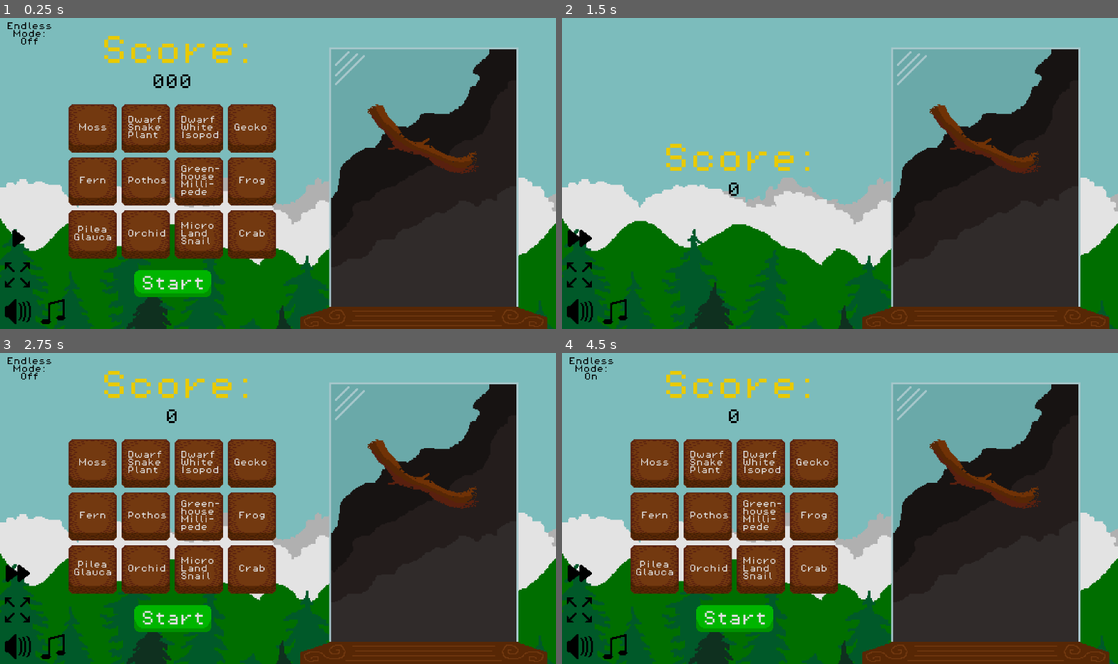
Above: before the commit, frames 1-4 (two rows, left to right).
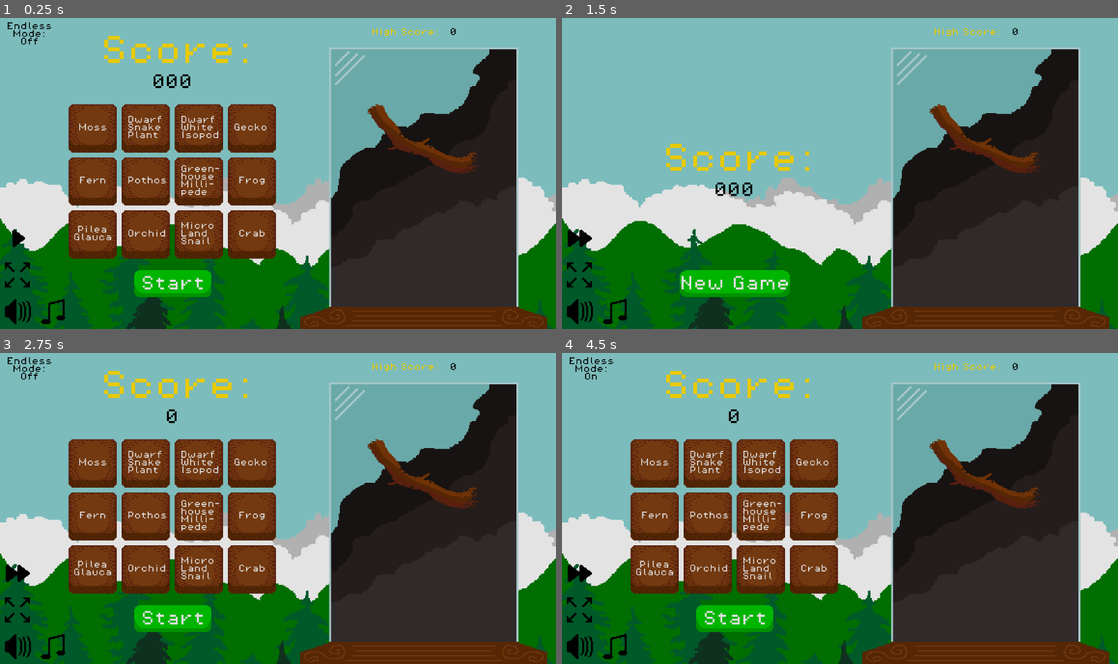
Above: after the commit, the same moments.

Repository: AdamOravecz1/GameJam2025
Game: Godot game, scene res://Scenes/main.tscn
Same seed, same stepped clock (60 frames per second), same inputs: the game is played once before the commit and once after it.
Inputs (mouse positions are in pixels of both pictures, inside the frame that each line leads up to):
- Up to frame 1 (0.25 s): no input
- Up to frame 2 (1.5 s): click (578, 238) at 0.5 s; click "Start" at 1.25 s
- Up to frame 3 (2.75 s): click (172, 617) at 2 s, where only the run after the commit has a clickable "Start"
- Up to frame 4 (4.5 s): click "Endless Mode: Off" at 2.75 s; click "Endless Mode: On" at 3.5 s; click "Endless Mode: Off" at 4.25 s

The runs differ from the first frame. In frame 1, 0.1% of the frame differs, in the area x 67-82%, y 3-6%; in frame 2, 1.9%, in the area x 21-82%, y 3-90%; in frame 3, 0.1%; in frame 4, 0.1%.

Commit message:
stats

Diff:
--- a/Scenes/main.tscn
+++ b/Scenes/main.tscn
@@ -585,6 +585,11 @@
 stream = ExtResource("43_3cysk")
 bus = &"SFX"
 
+[node name="Music" type="AudioStreamPlayer" parent="."]
+stream = ExtResource("48_1r5bm")
+autoplay = true
+bus = &"Music"
+
 [node name="ScoreLabel" type="Label" parent="."]
 offset_left = -335.0
 offset_top = -110.0
@@ -700,23 +705,120 @@
 theme_override_styles/focus = SubResource("StyleBoxEmpty_n6hgt")
 icon = ExtResource("49_sx8fm")
 
-[node name="Music" type="AudioStreamPlayer" parent="."]
-stream = ExtResource("48_1r5bm")
-autoplay = true
-bus = &"Music"
-
+[node name="HighScoreLabel" type="Label" parent="."]
+offset_left = -54.0
+offset_top = -118.0
+offset_right = 16.0
+offset_bottom = -110.0
+theme_override_colors/font_color = Color(0.917647, 0.792157, 0, 1)
+theme_override_fonts/font = ExtResource("45_xrfuq")
+theme_override_font_sizes/font_size = 8
+text = "High Score:"
+
+[node name="HighScore" type="Label" parent="."]
+offset_left = 27.0
+offset_top = -118.0
+offset_right = 34.0
+offset_bottom = -110.0
+theme_override_colors/font_color = Color(0, 0, 0, 1)
+theme_override_fonts/font = ExtResource("45_xrfuq")
+theme_override_font_sizes/font_size = 8
+text = "0"
+
+[node name="PlantStats" type="ColorRect" parent="."]
+visible = false
+z_index = 4096
+offset_left = -348.0
+offset_top = -18.0
+offset_right = -231.0
+offset_bottom = 14.0
+color = Color(0, 0, 0, 0.776471)
+
+[node name="PlantLabel" type="Label" parent="PlantStats"]
+layout_mode = 0
+offset_right = 40.0
+offset_bottom = 23.0
+theme_override_fonts/font = ExtResource("45_xrfuq")
+theme_override_font_sizes/font_size = 8
+text = "Grow Strengt:
+Hunger:
+Nutrition:"
+
+[node name="SmallAnimalStats" type="ColorRect" parent="."]
+visible = false
+z_index = 4096
+offset_left = -202.0
+offset_top = 62.0
+offset_right = -57.0
+offset_bottom = 104.0
+color = Color(0, 0, 0, 0.776471)
+
+[node name="SmallAnimalLabel" type="Label" parent="SmallAnimalStats"]
+layout_mode = 0
+offset_right = 40.0
+offset_bottom = 23.0
+theme_override_fonts/font = ExtResource("45_xrfuq")
+theme_override_font_sizes/font_size = 8
+text = "Health:
+Hunger:
+Nutrtion:
+Hunger Sensitivity:"
+
+[node name="LargeAnimalStats" type="ColorRect" parent="."]
+visible = false
+z_index = 4096
+offset_left = -202.0
+offset_top = 62.0
+offset_right = -117.0
+offset_bottom = 82.0
+color = Color(0, 0, 0, 0.776471)
+
+[node name="LargeAnimalLabel" type="Label" parent="LargeAnimalStats"]
+layout_mode = 0
+offset_right = 40.0
+offset_bottom = 23.0
+theme_override_fonts/font = ExtResource("45_xrfuq")
+theme_override_font_sizes/font_size = 8
+text = "Hunger:
+Nutrtion:
+"
+
+[connection signal="mouse_entered" from="Buttons/SmallPlants/MossButton" to="." method="_on_moss_button_mouse_entered"]
+[connection signal="mouse_exited" from="Buttons/SmallPlants/MossButton" to="." method="_on_moss_button_mouse_exited"]
 [connection signal="pressed" from="Buttons/SmallPlants/MossButton" to="." method="_on_moss_button_pressed"]
+[connection signal="mouse_entered" from="Buttons/SmallPlants/FernButton" to="." method="_on_fern_button_mouse_entered"]
+[connection signal="mouse_exited" from="Buttons/SmallPlants/FernButton" to="." method="_on_fern_button_mouse_exited"]
 [connection signal="pressed" from="Buttons/SmallPlants/FernButton" to="." method="_on_fern_button_pressed"]
+[connection signal="mouse_entered" from="Buttons/SmallPlants/PileaGlaucaButton" to="." method="_on_pilea_glauca_button_mouse_entered"]
+[connection signal="mouse_exited" from="Buttons/SmallPlants/PileaGlaucaButton" to="." method="_on_pilea_glauca_button_mouse_exited"]
 [connection signal="pressed" from="Buttons/SmallPlants/PileaGlaucaButton" to="." method="_on_pilea_glauca_button_pressed"]
+[connection signal="mouse_entered" from="Buttons/LargePlants/OrchidButton" to="." method="_on_orchid_button_mouse_entered"]
+[connection signal="mouse_exited" from="Buttons/LargePlants/OrchidButton" to="." method="_on_orchid_button_mouse_exited"]
 [connection signal="pressed" from="Buttons/LargePlants/OrchidButton" to="." method="_on_orchid_button_pressed"]
+[connection signal="mouse_entered" from="Buttons/LargePlants/PothosButton" to="." method="_on_pothos_button_mouse_entered"]
+[connection signal="mouse_exited" from="Buttons/LargePlants/PothosButton" to="." method="_on_pothos_button_mouse_exited"]
 [connection signal="pressed" from="Buttons/LargePlants/PothosButton" to="." method="_on_pothos_button_pressed"]
+[connection signal="mouse_entered" from="Buttons/LargePlants/DwarfSnakePlantButton" to="." method="_on_dwarf_snake_plant_button_mouse_entered"]
+[connection signal="mouse_exited" from="Buttons/LargePlants/DwarfSnakePlantButton" to="." method="_on_dwarf_snake_plant_button_mouse_exited"]
 [connection signal="pressed" from="Buttons/LargePlants/DwarfSnakePlantButton" to="." method="_on_dwarf_snake_plant_button_pressed"]
+[connection signal="mouse_entered" from="Buttons/SmallAnimals/Isopod" to="." method="_on_isopod_mouse_entered"]
+[connection signal="mouse_exited" from="Buttons/SmallAnimals/Isopod" to="." method="_on_isopod_mouse_exited"]
 [connection signal="pressed" from="Buttons/SmallAnimals/Isopod" to="." method="_on_isopod_pressed"]
 [connection signal="pressed" from="Buttons/SmallAnimals/Isopod" to="." method="_on_isopode_pressed"]
+[connection signal="mouse_entered" from="Buttons/SmallAnimals/Millipede" to="." method="_on_millipede_mouse_entered"]
+[connection signal="mouse_exited" from="Buttons/SmallAnimals/Millipede" to="." method="_on_millipede_mouse_exited"]
 [connection signal="pressed" from="Buttons/SmallAnimals/Millipede" to="." method="_on_millipede_pressed"]
+[connection signal="mouse_entered" from="Buttons/SmallAnimals/Snail" to="." method="_on_snail_mouse_entered"]
+[connection signal="mouse_exited" from="Buttons/SmallAnimals/Snail" to="." method="_on_snail_mouse_exited"]
 [connection signal="pressed" from="Buttons/SmallAnimals/Snail" to="." method="_on_snail_pressed"]
+[connection signal="mouse_entered" from="Buttons/LargeAnimals/Frog" to="." method="_on_frog_mouse_entered"]
+[connection signal="mouse_exited" from="Buttons/LargeAnimals/Frog" to="." method="_on_frog_mouse_exited"]
 [connection signal="pressed" from="Buttons/LargeAnimals/Frog" to="." method="_on_frog_pressed"]
+[connection signal="mouse_entered" from="Buttons/LargeAnimals/Crab" to="." method="_on_crab_mouse_entered"]
+[connection signal="mouse_exited" from="Buttons/LargeAnimals/Crab" to="." method="_on_crab_mouse_exited"]
 [connection signal="pressed" from="Buttons/LargeAnimals/Crab" to="." method="_on_crab_pressed"]
+[connection signal="mouse_entered" from="Buttons/LargeAnimals/Gecko" to="." method="_on_gecko_mouse_entered"]
+[connection signal="mouse_exited" from="Buttons/LargeAnimals/Gecko" to="." method="_on_gecko_mouse_exited"]
 [connection signal="pressed" from="Buttons/LargeAnimals/Gecko" to="." method="_on_gecko_pressed"]
 [connection signal="timeout" from="Timer" to="." method="_on_timer_timeout"]
 [connection signal="pressed" from="Start" to="." method="_on_start_pressed"]
--- a/Scripts/crab.gd
+++ b/Scripts/crab.gd
@@ -8,7 +8,7 @@
 @onready var crab = $Crab
 
 var hunger = 30
-var nutrition = 60
+var nutrition = 45
 
 var walk = true
 
--- a/Scripts/frog.gd
+++ b/Scripts/frog.gd
@@ -7,7 +7,7 @@
 @export var move_speed := 100
 
 var hunger = 20
-var nutrition = 40
+var nutrition = 30
 
 var direction = 1
 var jump = false
--- a/Scripts/gecko.gd
+++ b/Scripts/gecko.gd
@@ -7,7 +7,7 @@
 @onready var gecko_animation = $GeckoAnimation
 
 var hunger = 10
-var nutrition = 20
+var nutrition = 15
 
 var walk = false
 
--- a/Scripts/main.gd
+++ b/Scripts/main.gd
@@ -21,6 +21,8 @@
 var game_speed = [play_icon, fast_forward_icon, pause_icon]
 var game_speed_counter = 0
 
+var game_on = false
+
 var sound = true
 var endless_mode = false
 
@@ -32,6 +34,11 @@
 var restart_game = true
 
 var score = 0
+var high_score = 0
+
+var gecko_stat = gecko.instantiate()
+var frog_stat = frog.instantiate()
+var crab_stat = crab.instantiate()
 
 var moss = {
 	"name" = "Moss",
@@ -54,7 +61,7 @@
 	"showing" = 0,
 	"growing_strength" = 0.7,
 	"rot_rate" = -8,
-	"hunger" = 0.7,
+	"hunger" = 1.25,
 	"number" = 4,
 	"nutrition" = 7.0
 }
@@ -67,7 +74,7 @@
 	"showing" = 0,
 	"growing_strength" = 0.5,
 	"rot_rate" = -5,
-	"hunger" = 0.5,
+	"hunger" = 1.5,
 	"number" = 4,
 	"nutrition" = 10.0
 }
@@ -80,7 +87,7 @@
 	"showing" = 0,
 	"growing_strength" = 0.5,
 	"rot_rate" = -10,
-	"hunger" = 1.0,
+	"hunger" = 3,
 	"number" = 2,
 	"nutrition" = 19.0
 }
@@ -92,7 +99,7 @@
 	"showing" = 0,
 	"growing_strength" = 0.8,
 	"rot_rate" = -15,
-	"hunger" = 1.5,
+	"hunger" = 2.5,
 	"number" = 2,
 	"nutrition" = 15.0
 }
@@ -114,26 +121,26 @@
 
 var isopod = {
 	"name" = "Isopod",
-	"health" = 20,
+	"health" = 10,
 	"eats" = 30.0,
-	"nutrition" = 1.0,
+	"nutrition" = 0.5,
 	"hunger_sensitivity" = 1
 }
 
 var millipede = {
 	"name" = "Millipede",
 	"health" = 30,
-	"eats" = 40.0,
-	"nutrition" = 1.5,
-	"hunger_sensitivity" = 2
+	"eats" = 80.0,
+	"nutrition" = 0.75,
+	"hunger_sensitivity" = 3
 }
 
 var snail = {
 	"name" = "Snail",
-	"health" = 40,
-	"eats" = 50.0,
-	"nutrition" = 2.0,
-	"hunger_sensitivity" = 3
+	"health" = 50,
+	"eats" = 150.0,
+	"nutrition" = 1.0,
+	"hunger_sensitivity" = 5
 }
 
 var small_animals = {
@@ -274,7 +281,7 @@
 
 func _on_timer_timeout():
 	score += 1
-
+	$Score.text = str(score)
 	restart_game = true
 	plant_loop(pilea_glauca)
 	plant_loop(fern)
@@ -284,12 +291,11 @@
 	plant_loop(dwarf_snake_plant)
 	small_animal_cycle()
 	big_animal_cycle()
-	print("fertilizer: ", fertilizer)
+	#print("fertilizer: ", fertilizer)
 	#print("plant_material: ", plant_material)
 	if restart_game:
 		new_game()
 
-	$Score.text = str(score)
 
 
 func plant_loop(plant):
@@ -368,26 +374,27 @@
 		var current_type = (type_to_eat + tried) % 3
 		match current_type:
 			0:
-				if $Animals/Isopod.get_child_count() > 0:
-					$Animals/Isopod.get_child(0).queue_free()
+				var count := $Animals/Isopod.get_child_count()
+				if count > 0:
+					$Animals/Isopod.get_child(count - 1).queue_free()
 					fertilizer += big_animal_present.nutrition * isopod["nutrition"]
-					print("iso")
 					found_food = true
 			1:
-				if $Animals/Millipede.get_child_count() > 0:
-					$Animals/Millipede.get_child(0).queue_free()
+				var count := $Animals/Millipede.get_child_count()
+				if count > 0:
+					$Animals/Millipede.get_child(count - 1).queue_free()
 					fertilizer += big_animal_present.nutrition * millipede["nutrition"]
-					print("milli")
 					found_food = true
 			2:
-				if $Animals/Snail.get_child_count() > 0:
-					$Animals/Snail.get_child(0).queue_free()
+				var count := $Animals/Snail.get_child_count()
+				if count > 0:
+					$Animals/Snail.get_child(count - 1).queue_free()
 					fertilizer += big_animal_present.nutrition * snail["nutrition"]
-					print("snail")
 					found_food = true
 		tried += 1
 
 	type_to_eat += 1
+
 
 func _on_sound_pressed():
 	var bus_index = AudioServer.get_bus_index("SFX")
@@ -398,18 +405,23 @@
 
 
 func _on_start_pressed():
-	Engine.time_scale = 1
+	game_on = true
+	if game_speed_counter%3 == 1:
+		Engine.time_scale = 4
+	elif game_speed_counter%3 == 2:
+		Engine.time_scale = 0
+	else:
+		Engine.time_scale = 1
 	$EndlessMode.hide()
+	$NewGame.show()
+	$Start.hide()
 	if not endless_mode:
 		$Buttons.hide()
 		$ScoreLabel.position.y = 2
 		$Score.position.y = 42
-		$Start.hide()
-	if endless_mode:
-		$NewGame.show()
-		$Start.hide()
 
 func new_game():
+	game_on = false
 	$NewGame.hide()
 	$EndlessMode.show()
 	$Start.show()
@@ -421,6 +433,9 @@
 	plant_material = 0
 	fertilizer = 30
 	Engine.time_scale = 0
+	if score > high_score-1 and not endless_mode:
+		high_score = score-1
+		$HighScore.text = str(high_score)
 	score = 0
 	$Score.text = str(score)
 
@@ -435,8 +450,6 @@
 
 
 func _on_new_game_pressed():
-
-	$Start.show()
 	new_game()
 	big_animal_present = null
 	for plant in plants:
@@ -480,9 +493,118 @@
 func _on_speed_pressed():
 	game_speed_counter += 1
 	$Speed.icon = game_speed[game_speed_counter%3]
-	if game_speed_counter%3 == 1:
-		Engine.time_scale = 4
-	elif game_speed_counter%3 == 2:
-		Engine.time_scale = 0
-	else:
-		Engine.time_scale = 1
+	if game_on:
+		if game_speed_counter%3 == 1:
+			Engine.time_scale = 4
+		elif game_speed_counter%3 == 2:
+			Engine.time_scale = 0
+		else:
+			Engine.time_scale = 1
+
+
+func _process(delta):
+	$PlantStats.position = get_global_mouse_position() - get_global_position() + Vector2(5, 5)
+	$SmallAnimalStats.position = get_global_mouse_position() - get_global_position() + Vector2(5, 5)
+	$LargeAnimalStats.position = get_global_mouse_position() - get_global_position() + Vector2(5, 5)
+
+func set_plant_stats(plant):
+	$PlantStats/PlantLabel.text = "Grow Strengt: " + str(plant["growing_strength"]) + "
+	Hunger: " + str(plant["hunger"]) + "
+	Nutrition: " + str(plant["nutrition"])
+
+func set_small_animal_stats(animal):
+	$SmallAnimalStats/SmallAnimalLabel.text = "Health: " + str(animal["health"]) + "
+	Hunger: " + str(animal["eats"]) + "
+	Nutrition: " + str(animal["nutrition"]) + "
+	Hunger Sensitivity: " + str(animal["hunger_sensitivity"])
+
+func set_large_animal_stats(animal):
+	$LargeAnimalStats/LargeAnimalLabel.text = "Hunger: " + str(animal.hunger) + "
+	Nutrition: " + str(animal.nutrition)
+
+func _on_moss_button_mouse_entered():
+	$PlantStats.show()
+	set_plant_stats(moss)
+
+func _on_moss_button_mouse_exited():
+	$PlantStats.hide()
+
+
+func _on_fern_button_mouse_entered():
+	$PlantStats.show()
+	set_plant_stats(fern)
+
+func _on_fern_button_mouse_exited():
+	$PlantStats.hide()
+
+
+func _on_pilea_glauca_button_mouse_entered():
+	$PlantStats.show()
+	set_plant_stats(pilea_glauca)
+
+func _on_pilea_glauca_button_mouse_exited():
+	$PlantStats.hide()
+
+func _on_orchid_button_mouse_entered():
+	$PlantStats.show()
+	set_plant_stats(orchid)
+
+func _on_orchid_button_mouse_exited():
+	$PlantStats.hide()
+
+func _on_pothos_button_mouse_entered():
+	$PlantStats.show()
+	set_plant_stats(pothos)
+
+func _on_pothos_button_mouse_exited():
+	$PlantStats.hide()
+
+func _on_dwarf_snake_plant_button_mouse_entered():
+	$PlantStats.show()
+	set_plant_stats(dwarf_snake_plant)
+
+func _on_dwarf_snake_plant_button_mouse_exited():
+	$PlantStats.hide()
+
+func _on_isopod_mouse_entered():
+	$SmallAnimalStats.show()
+	set_small_animal_stats(isopod)
+
+func _on_isopod_mouse_exited():
+	$SmallAnimalStats.hide()
+
+
+func _on_millipede_mouse_entered():
+	$SmallAnimalStats.show()
+	set_small_animal_stats(millipede)
+
+func _on_millipede_mouse_exited():
+	$SmallAnimalStats.hide()
+
+func _on_snail_mouse_entered():
+	$SmallAnimalStats.show()
+	set_small_animal_stats(snail)
+
+func _on_snail_mouse_exited():
+	$SmallAnimalStats.hide()
+
+func _on_frog_mouse_entered():
+	$LargeAnimalStats.show()
+	set_large_animal_stats(frog_stat)
+
+func _on_frog_mouse_exited():
+	$LargeAnimalStats.hide()
+
+func _on_crab_mouse_entered():
+	$LargeAnimalStats.show()
+	set_large_animal_stats(crab_stat)
+
+func _on_crab_mouse_exited():
+	$LargeAnimalStats.hide()
+
+func _on_gecko_mouse_entered():
+	$LargeAnimalStats.show()
+	set_large_animal_stats(gecko_stat)
+
+func _on_gecko_mouse_exited():
+	$LargeAnimalStats.hide()
--- a/Scripts/small_animal.gd
+++ b/Scripts/small_animal.gd
@@ -106,6 +106,7 @@
 		triger_death()
 
 
+
 func triger_death():
 	alive = false
 	dwarf_white_isopod.play("dead")
--- a/project.godot
+++ b/project.godot
@@ -10,10 +10,10 @@
 
 [application]
 
-config/name="GameJam2025"
+config/name="Living Loop"
 run/main_scene="res://Scenes/main.tscn"
 config/features=PackedStringArray("4.2", "Forward Plus")
-config/icon="res://icon.svg"
+config/icon="res://Sprites/Icon.png"
 
 [display]
 
Binary file added: Sprites/Icon.png
Not shown, added: Sprites/Icon.png.import
Not shown, added: export_presets.cfg
